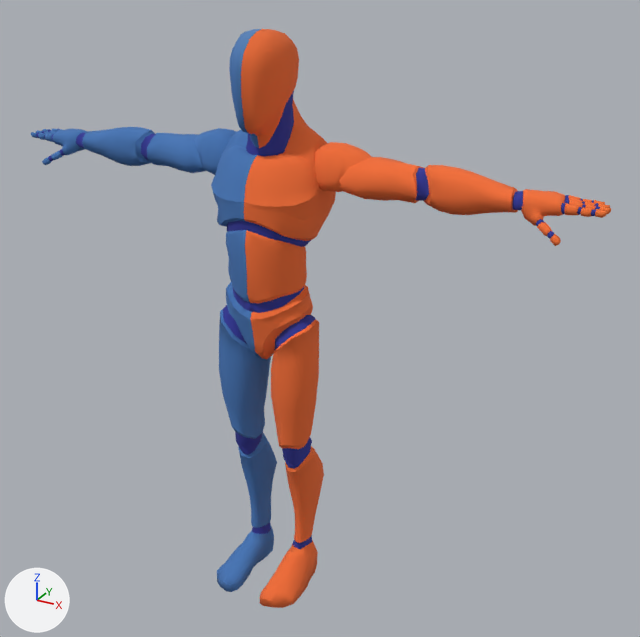
A saved change to the glTF model static/models-variation/human-base.glb.
One viewpoint serves both versions: a 50 mm lens placed at (1.37, -2.16, 2.08), pointed at (0.14, 0.08, 0.96). Lighting does not change. The marker at lower left points along +X, +Y and +Z. The first picture is the older version. Vertices at exactly the same position are counted once.

In view in the first picture: 'Mannequin'.
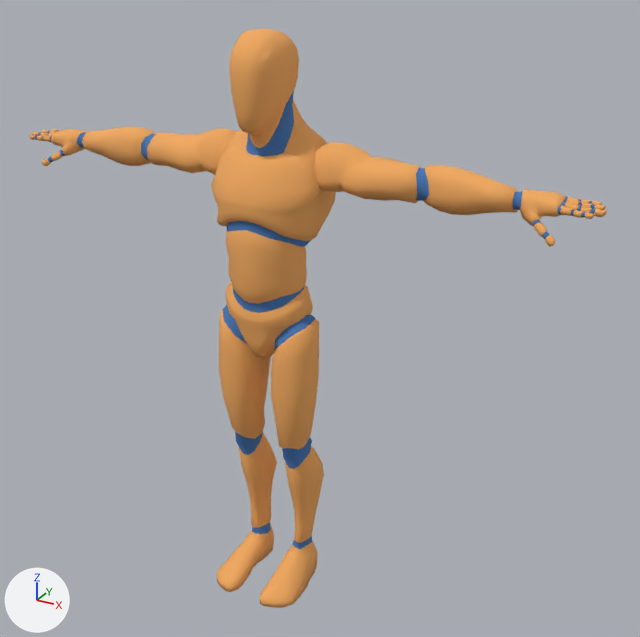
The change, as JSON lines over the scene's bpy script:
```json
{"block": "me_mannequin_002", "where": "# used by ob_mannequin; location = (0.0, 0.0, 0.0)"}
{"op": "remove", "block": "me_mannequin_002", "code": "me_mannequin_002.from_pydata(...)  # 6989 vertices, 13713 faces; spans x -0.97..0.97, y -0.21..0.16, z 0.0..1.83"}
{"op": "add", "block": "me_mannequin_002", "code": "me_mannequin_002.from_pydata(...)  # 7011 vertices, 13757 faces; spans x -0.97..0.97, y -0.21..0.16, z 0.0..1.83"}
{"block": "me_mannequin_002", "change": "me_mannequin_002 part 1: the loose piece of 44 vertices spanning x 0.94..0.97, y 0.02..0.04, z 1.42..1.44 is copied, and the copy is scaled about its middle by (0.813, -0.214, 0.282), then moved by (-0.02, -0.03, 0.0); it spans x 0.92..0.94, y -0.01..0.01, z 1.43..1.44"}
{"block": "me_mannequin_002", "change": "me_mannequin_002 part 2: 408 vertices moved from x 0.79..0.97, y -0.03..0.12, z 1.35..1.46 to x 0.79..0.97, y -0.03..0.11, z 1.35..1.46; 1375 vertices removed from x 0.74..0.97, y -0.03..0.12, z 1.35..1.46; 1208 vertices added at x 0.74..0.97, y -0.04..0.11, z 1.35..1.46"}
{"block": "me_mannequin_002", "change": "me_mannequin_002 part 3: 408 vertices moved from x -0.97..-0.79, y -0.03..0.12, z 1.35..1.46 to x -0.97..-0.79, y -0.03..0.11, z 1.35..1.46; 1374 vertices removed from x -0.97..-0.74, y -0.03..0.12, z 1.35..1.46; 1207 vertices added at x -0.97..-0.74, y -0.04..0.11, z 1.35..1.46"}
{"block": "me_mannequin_002", "change": "me_mannequin_002 part 4: 4100 kept faces spanning x -0.94..0.94, y -0.21..0.16, z 0.0..1.83 get new texture (UV) coordinates"}
{"block": "me_mannequin_002", "change": "other edits to the shape of me_mannequin_002 do not show in these pictures"}
```

Changed parts and their boxes (x1, y1, x2, y2) in the pictures (640 x 637 px; the box of a moved part takes in the faces that stretch with it):
```json
{"object": "Mannequin", "change": "reshaped", "before": [31, 29, 611, 608], "after": [29, 29, 607, 608]}
{"part": 1, "of": "me_mannequin_002", "change": "added", "after": [585, 212, 595, 219]}
{"part": 2, "of": "me_mannequin_002", "change": "moved or reshaped", "before": [513, 189, 611, 246], "after": [512, 189, 607, 247]}
{"part": 3, "of": "me_mannequin_002", "change": "moved or reshaped", "before": [31, 129, 88, 165], "after": [32, 129, 87, 166]}
{"part": 4, "of": "me_mannequin_002", "change": "surface changed", "before": [51, 29, 568, 608], "after": [52, 29, 593, 608], "on screen": "lighter"}
```
